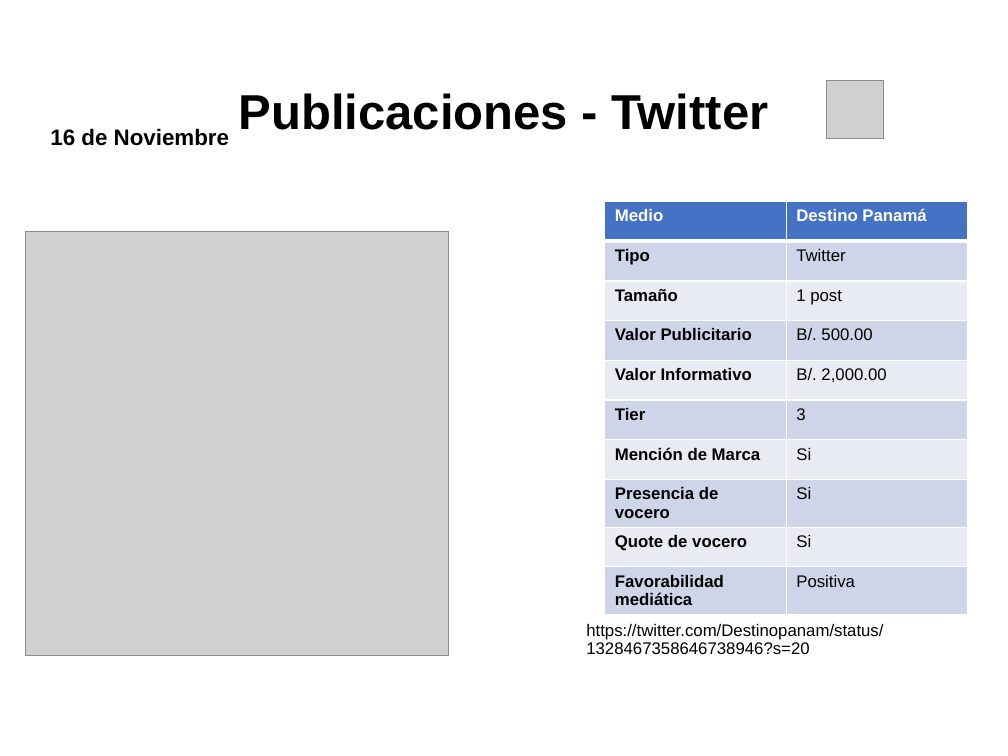
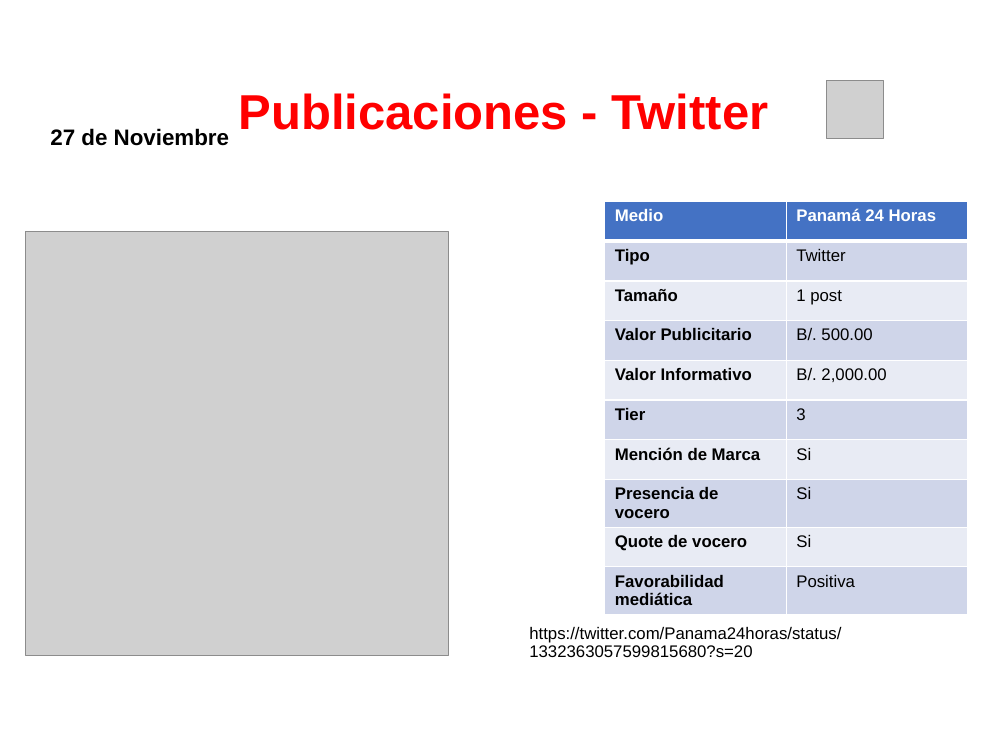
Before and after one commit to dgarci23/Report-Generator, a slide deck: slide 7 of Presentacion Terminada.pptx (slide 33 before the commit). Drawn at 1008x756 pixels with LibreOffice and Linux fonts; fonts in the diff are those of the drawing; grey boxes stand for pictures; background and template pictures are left out. Boxes give left, top, right and bottom in pixels: in the first picture for what was removed or moved away, otherwise in the second. Text is boxed around its words. In the diff, an @@ line names an element or a change of style, - is before the commit and + after.

```diff
--- a/Presentacion Terminada.pptx
+++ b/Presentacion Terminada.pptx
@@ title "Publicaciones - Twitter" at box(239, 93, 768, 130): text colour #000000 to #FF0000 @@
@@ text at box(50, 128, 229, 146): text changed @@
-16 de Noviembre
+27 de Noviembre
@@ table at box(605, 202, 968, 609) @@
-row 1, column 2: Destino Panamá
+row 1, column 2: Panamá 24 Horas
@@ text at box(529, 627, 841, 657): text changed @@
-https://twitter.com/Destinopanam/status/1328467358646738946?s=20
+https://twitter.com/Panama24horas/status/1332363057599815680?s=20
```
Also in this commit, not shown: 7 other slides changed, 29 slides removed, 2 other files.
